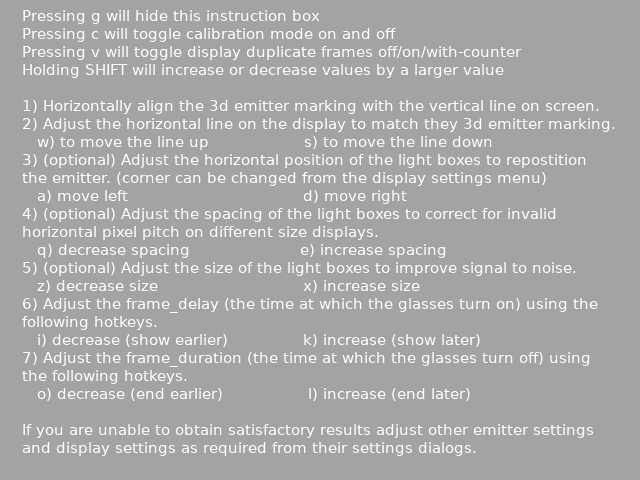
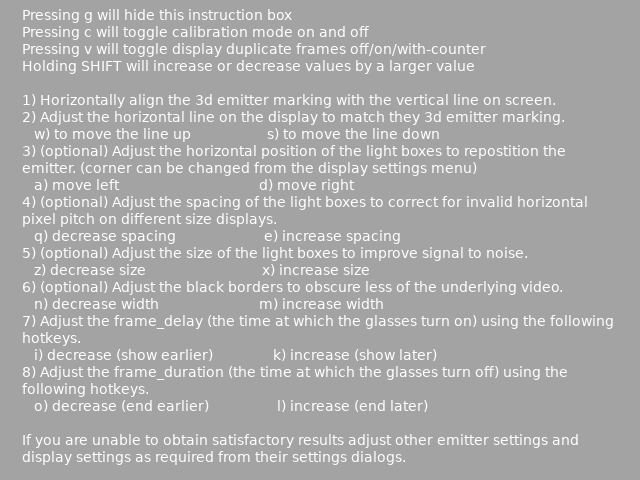
Comparing the layer stacks of the two 640 x 480 images. Changes:
painted on "Pressing g will hide this inst..." over box(22, 9, 615, 465)
